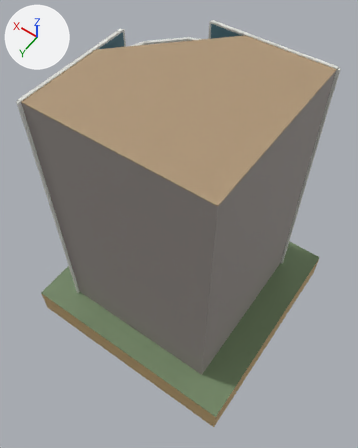
What one commit did to the glTF model public/models/current23/19/detail.glb.
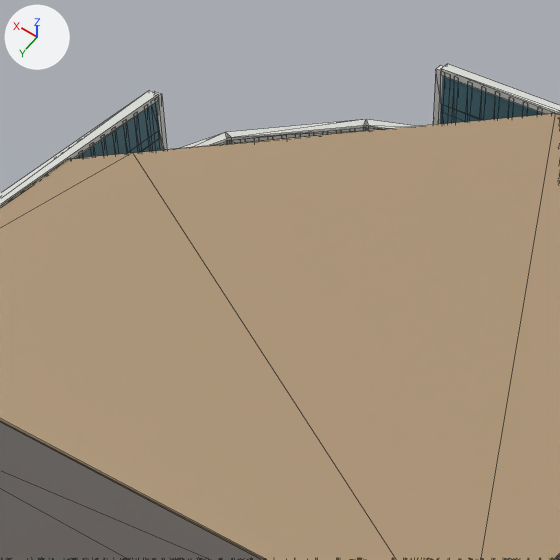
There are two pictures of each version: one whole from a 50 mm camera at (-46.1, 66.3, 138.4) aimed at (-0.2, 2.0, 37.4), one close up on the part from 21% to 69% of the width and 0% to 39% of the height. Lighting does not change. The marker at upper left points along +X, +Y and +Z. The first two pictures are the older version. The close-ups show mesh edges as thin lines. Where no turn or scale is listed for an object, it has been applied to the vertices. Vertices at exactly the same position are counted once.

In view in the first close-up: 'HOLD_roof_geometry', 'HOLD_unobserved_neutral', 'KEEP_TOWER_Xinding_Observed_blue_glass', 'KEEP_TOWER_Xinding_Observed_light_cladding'.
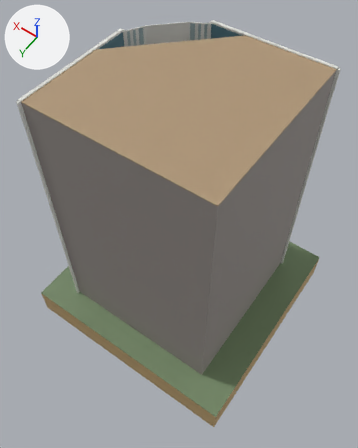
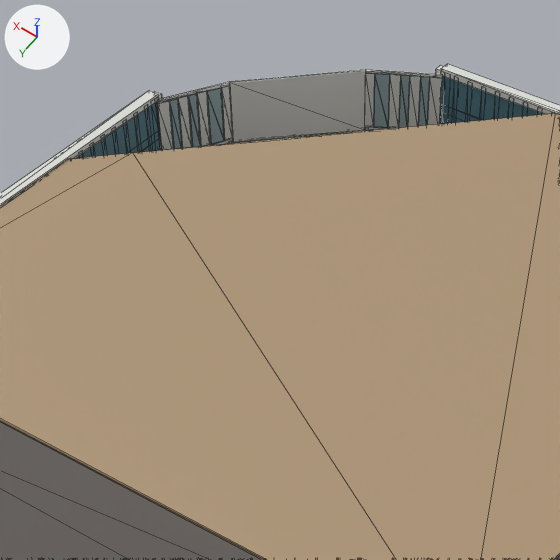
Location of each change, [x1, y1, x2, y2] in pixels of the close-ups (560 x 560 px):
'I_left_visible_glass_slot_1', added
    after: [170, 74, 430, 149]
part 1 of me_keep_tower_001, added
    after: [157, 69, 442, 150]
part 2 of me_keep_tower_001, added
    after: [179, 75, 420, 148]

What changed in the scene script:
```text
Add mat_i_observed_pale_glass_appearance:
    mat_i_observed_pale_glass_appearance = principled_material('I_observed_pale_glass_appearance')
    mat_i_observed_pale_glass_appearance.base_color = (0.31, 0.43, 0.45)  # grey #97afb3
    mat_i_observed_pale_glass_appearance.roughness = 0.48
Change me_keep_tower_001:
    used by ob_keep_tower_xinding_observed_light_cladding; location = (0.1, -0.1, 44.0)
    remove me_keep_tower_001.from_pydata(...)  # 2440 vertices, 3660 faces; spans x -22.7..22.7, y -22.7..22.7, z -35.2..35.2
    add me_keep_tower_001.from_pydata(...)  # 2528 vertices, 3828 faces; spans x -22.7..22.7, y -22.7..22.7, z -35.2..35.2
    me_keep_tower_001 part 1: a new loose piece of 48 vertices spanning x 7.9..21.9, y -21.9..-7.9, z 30.3..34.8, in mat_observed_light_cladding (light grey #ddded8)
    me_keep_tower_001 part 2
    24 vertices are added at x 9.2..21.2, y -21.2..-9.2, z 30.1..30.5
    16 new vertices lie (0.0, 0.0, 4.1) away from vertices in x 9.2..21.2, y -21.2..-9.2, z 30.5
    60 new faces join them
Add me_i_left_visible_glass_slot_1:
    me_i_left_visible_glass_slot_1.from_pydata(...)  # 48 vertices, 72 faces; spans x -6.41..6.41, y -6.41..6.41, z -2.02..2.02
    me_i_left_visible_glass_slot_1.materials.append(mat_i_observed_pale_glass_appearance)  # grey #97afb3
Add ob_i_left_visible_glass_slot_1:
    ob_i_left_visible_glass_slot_1 = bpy.data.objects.new('I_left_visible_glass_slot_1', me_i_left_visible_glass_slot_1)
    ob_i_left_visible_glass_slot_1.location = (15.1, -15.1, 76.6)
```
